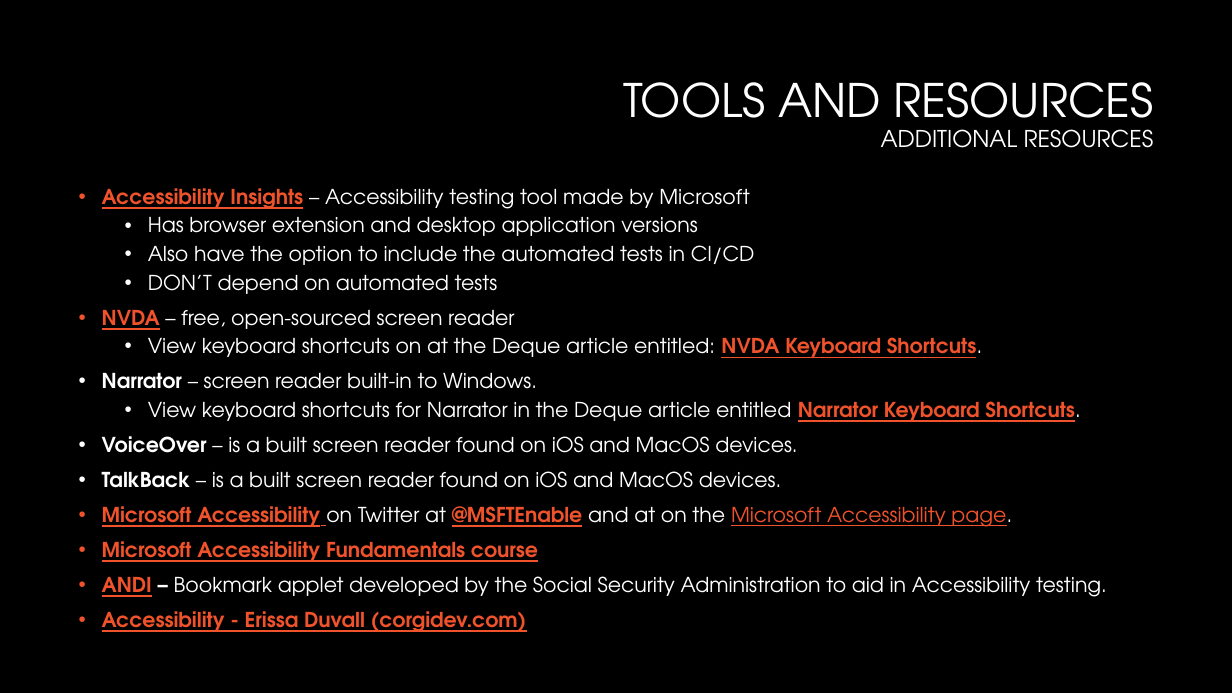
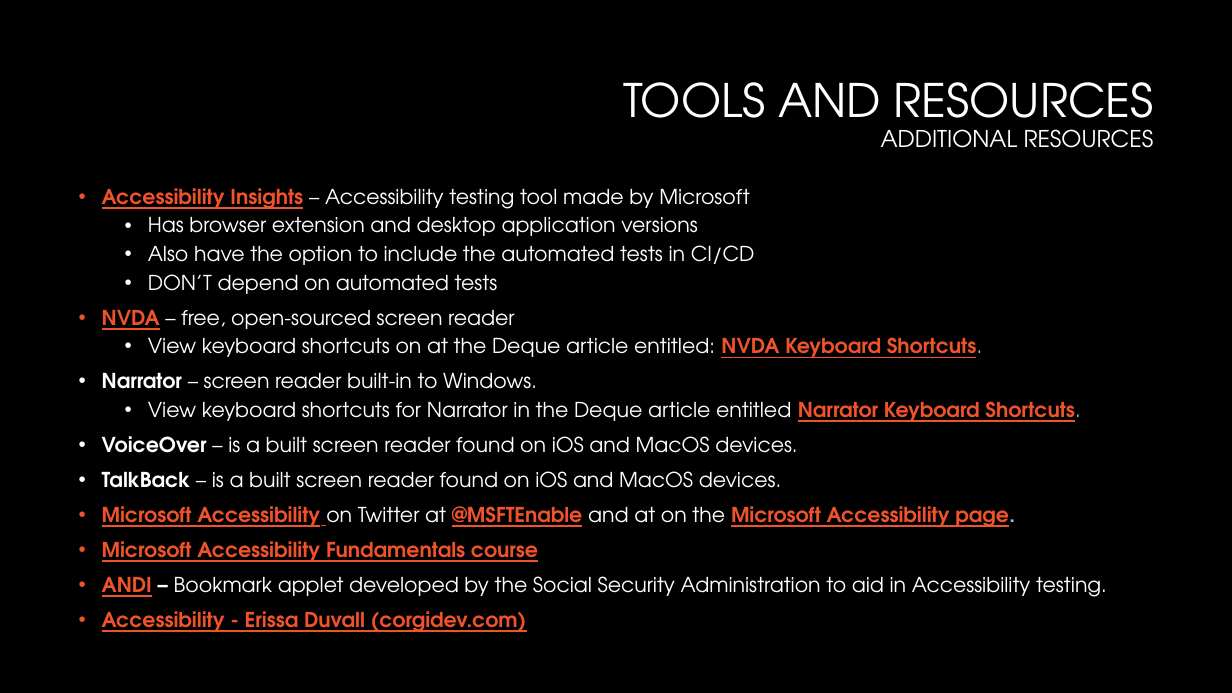
Before and after one commit to CorgiDev/A11y-Materials, a slide deck: slide 17 of Presenations/2023 Presentations/2023_Accessibility Testing.pptx (slide 15 before the commit). Drawn at 1232x693 pixels with LibreOffice and Linux fonts; fonts in the diff are those of the drawing; background and template pictures are left out. Boxes give left, top, right and bottom in pixels: in the first picture for what was removed or moved away, otherwise in the second. Text is boxed around its words. In the diff, an @@ line names an element or a change of style, - is before the commit and + after.

```diff
--- a/Presenations/2023 Presentations/2023_Accessibility Testing.pptx
+++ b/Presenations/2023 Presentations/2023_Accessibility Testing.pptx
@@ text at [102,337,1080,527]: text colour #FFFFFF to #92C3EA in "Shortcuts.", "Shortcuts.", "page."; bold on in "Microsoft Accessibility page." @@
```
Also in this commit, not shown: 3 other slides changed, 1 slide added, 3 other files.
